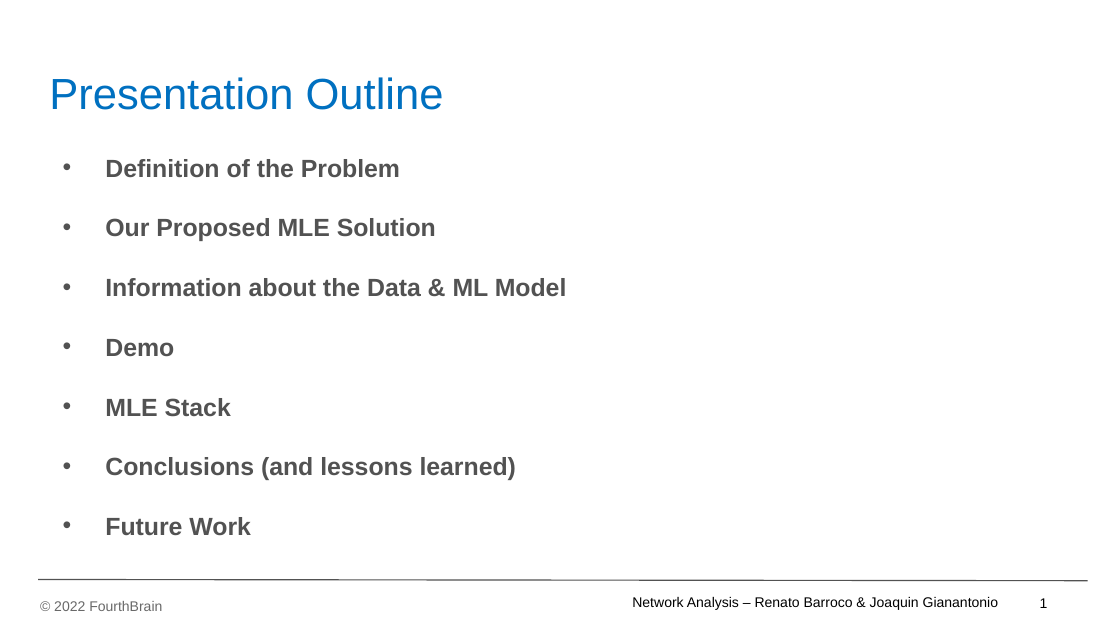
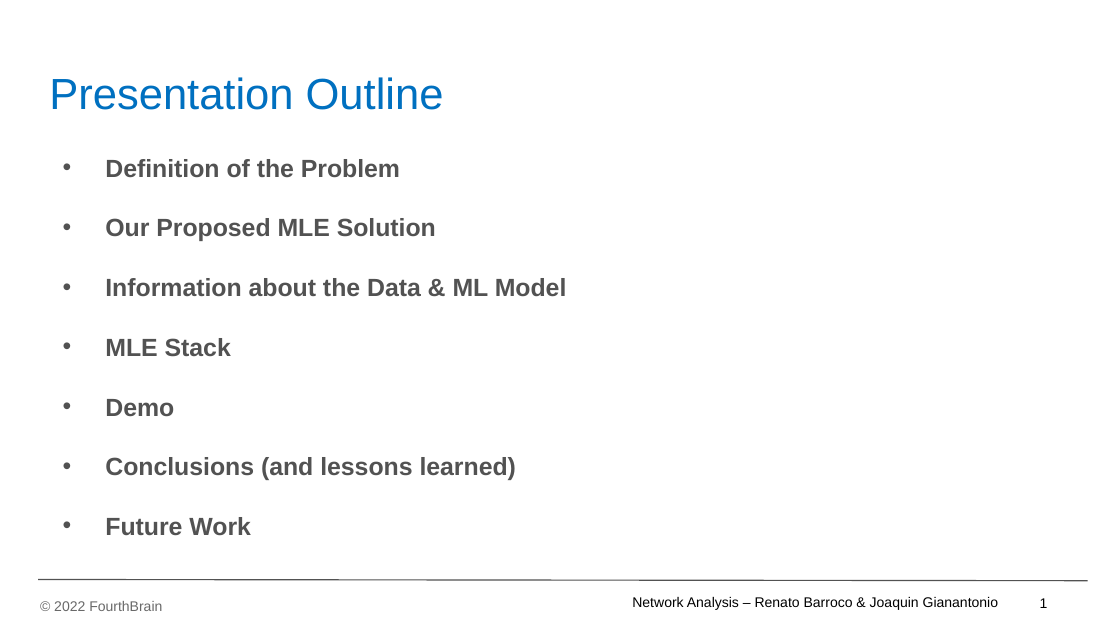
Before and after one commit to JoaquinGianan/network-analytics, a slide deck: slide 2 of powerpoint/Network Analysis - MLE Capstone Presentation_v06.pptx. Drawn at 1120x630 pixels with LibreOffice and Linux fonts; fonts in the diff are those of the drawing; background and template pictures are left out. Boxes give left, top, right and bottom in pixels: in the first picture for what was removed or moved away, otherwise in the second. Text is boxed around its words. In the diff, an @@ line names an element or a change of style, - is before the commit and + after.

```diff
--- a/powerpoint/Network Analysis - MLE Capstone Presentation_v06.pptx
+++ b/powerpoint/Network Analysis - MLE Capstone Presentation_v06.pptx
@@ text at <box>105,338,231,357</box>: paragraph added @@
+• MLE Stack
@@ text at <box>105,398,231,417</box>: paragraph removed @@
-• MLE Stack
```
Also in this commit, not shown: 8 other slides changed, 1 other file.
